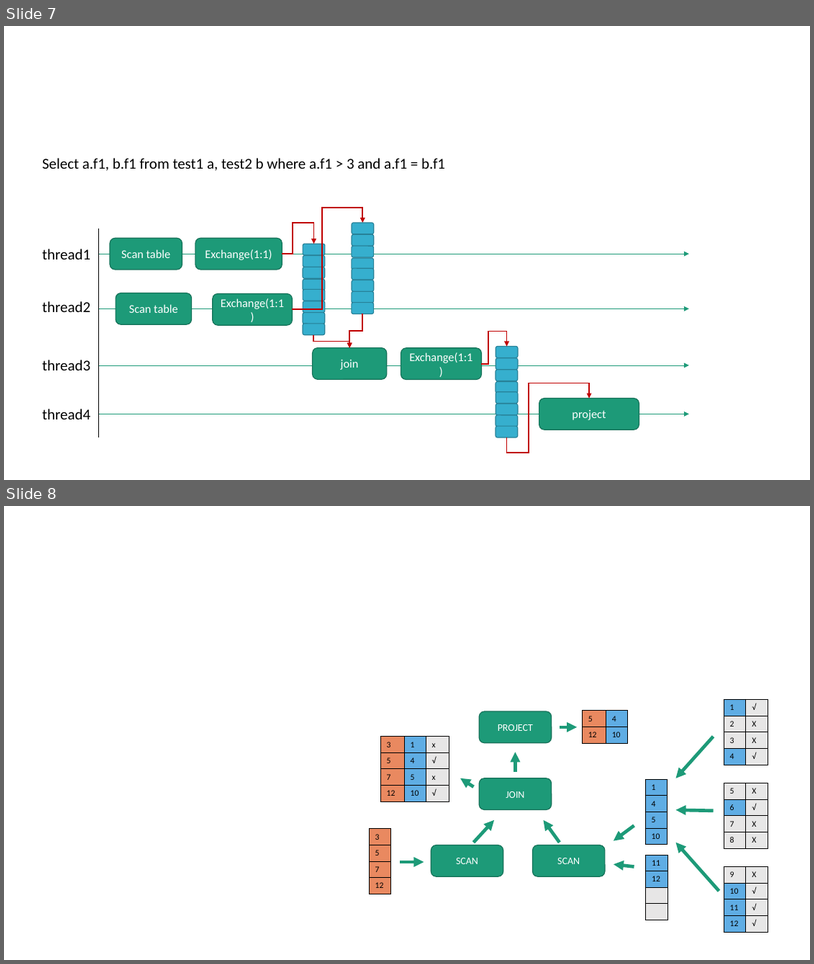
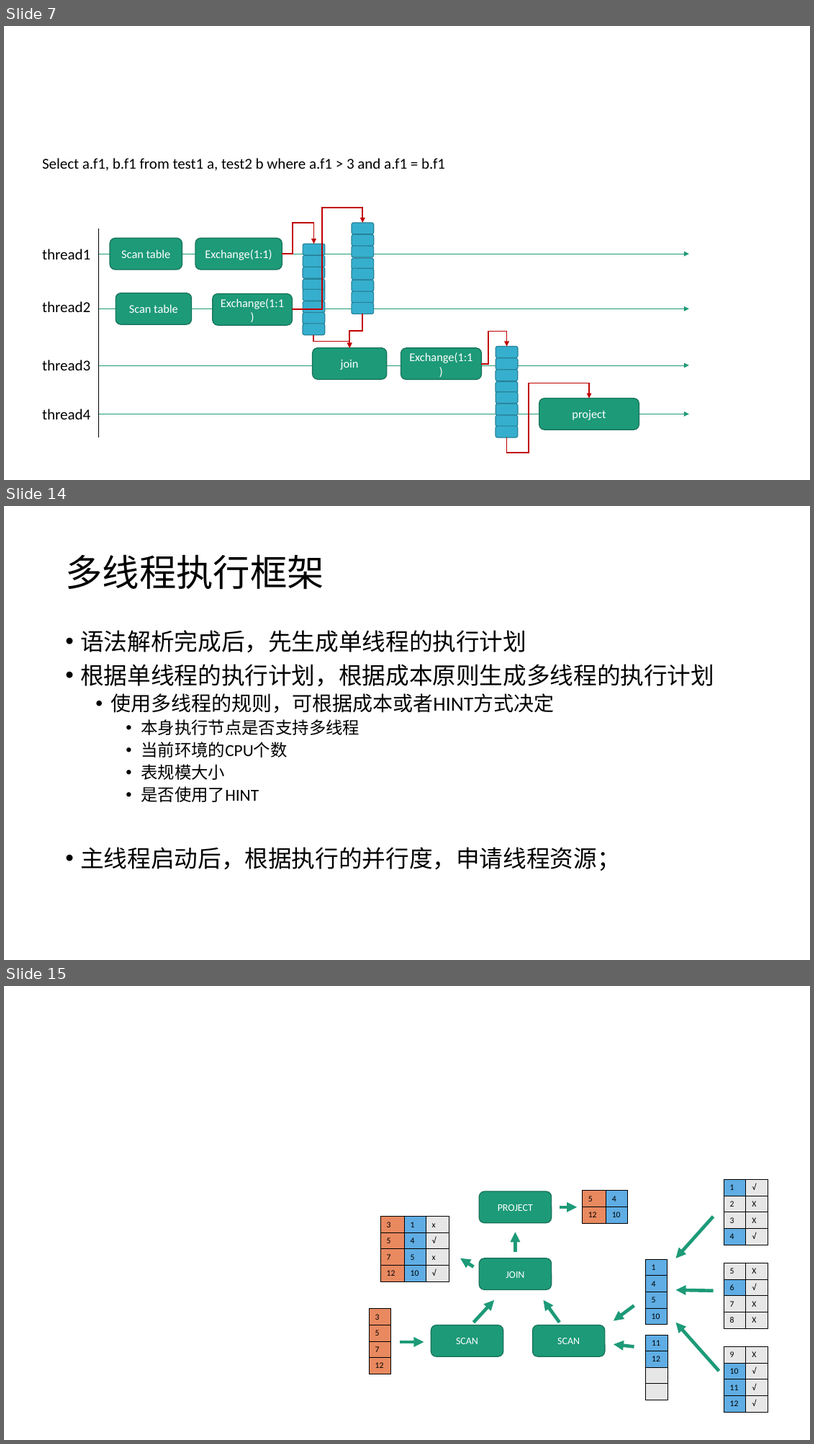
Before and after one commit to scott-zgeng/thor, a slide deck: doc/thor architecture.pptx. Shown one above the other, each under a label of ours: slides 7 and 8 before the commit, slides 7, 14 and 15 after it; the slides between them are not shown. The pictures are 814x964 and 814x1444 pixels, drawn with LibreOffice and Linux fonts; fonts in the diff are those of the drawing. Boxes give left, top, right and bottom in pixels: in the first picture for what was removed or moved away, otherwise in the second. Text is boxed around its words. In the diff, an @@ line names an element or a change of style, - is before the commit and + after.

```diff
--- a/doc/thor architecture.pptx
+++ b/doc/thor architecture.pptx
@@ slide 14 added at [4, 506, 810, 960], background #FFFFFF @@
@@ title added at [65, 554, 324, 590], 44 pt, text #000000 @@
+多线程执行框架
@@ text added at [80, 630, 715, 870], 28 pt, text #000000 @@
+• 语法解析完成后，先生成单线程的执行计划
+• 根据单线程的执行计划，根据成本原则生成多线程的执行计划
+  • 使用多线程的规则，可根据成本或者HINT方式决定
+    • 本身执行节点是否支持多线程
+    • 当前环境的CPU个数
+    • 表规模大小
+    • 是否使用了HINT
+• 主线程启动后，根据执行的并行度，申请线程资源；
@@ what was slide 8 is now slide 15 @@
```
Also in this commit, not shown: 6 other slides added, 3 other files.
